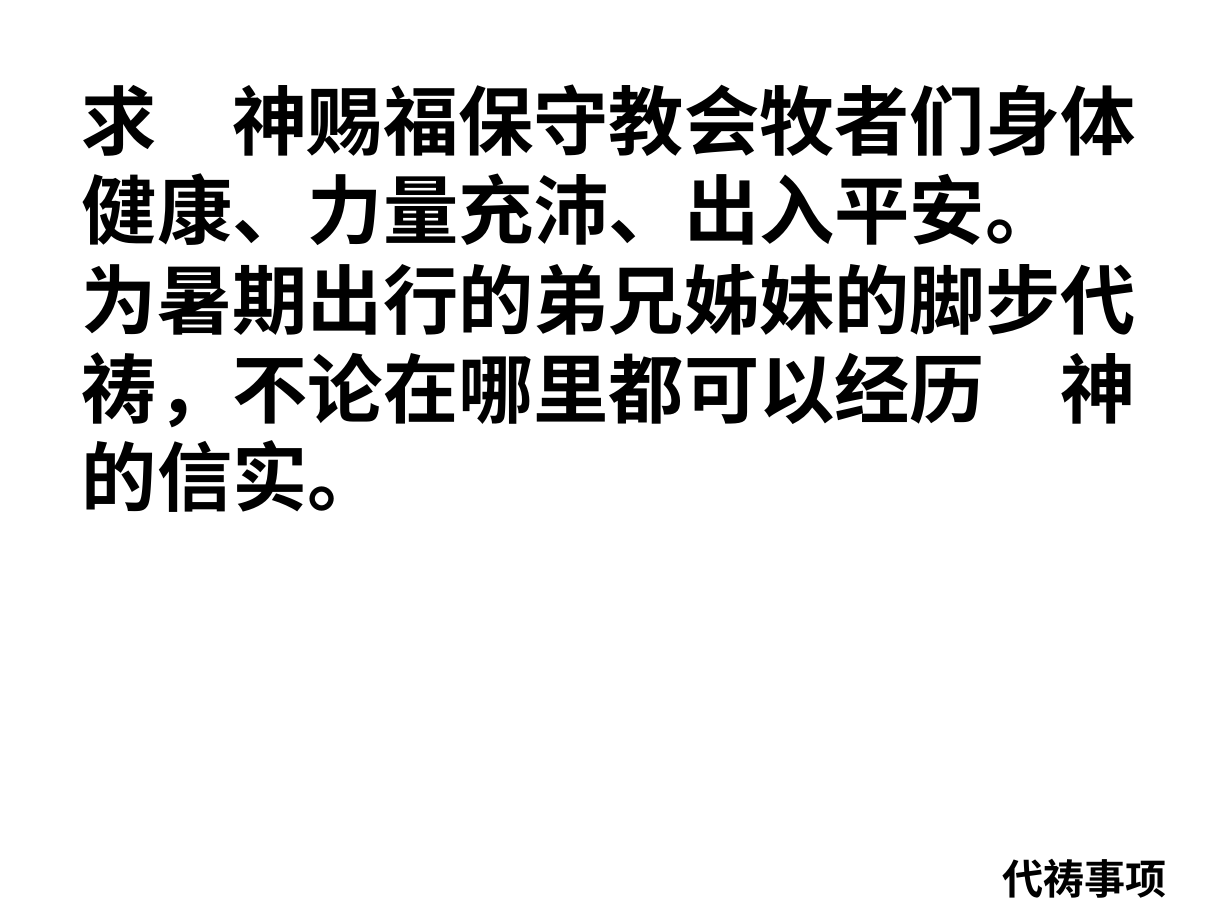
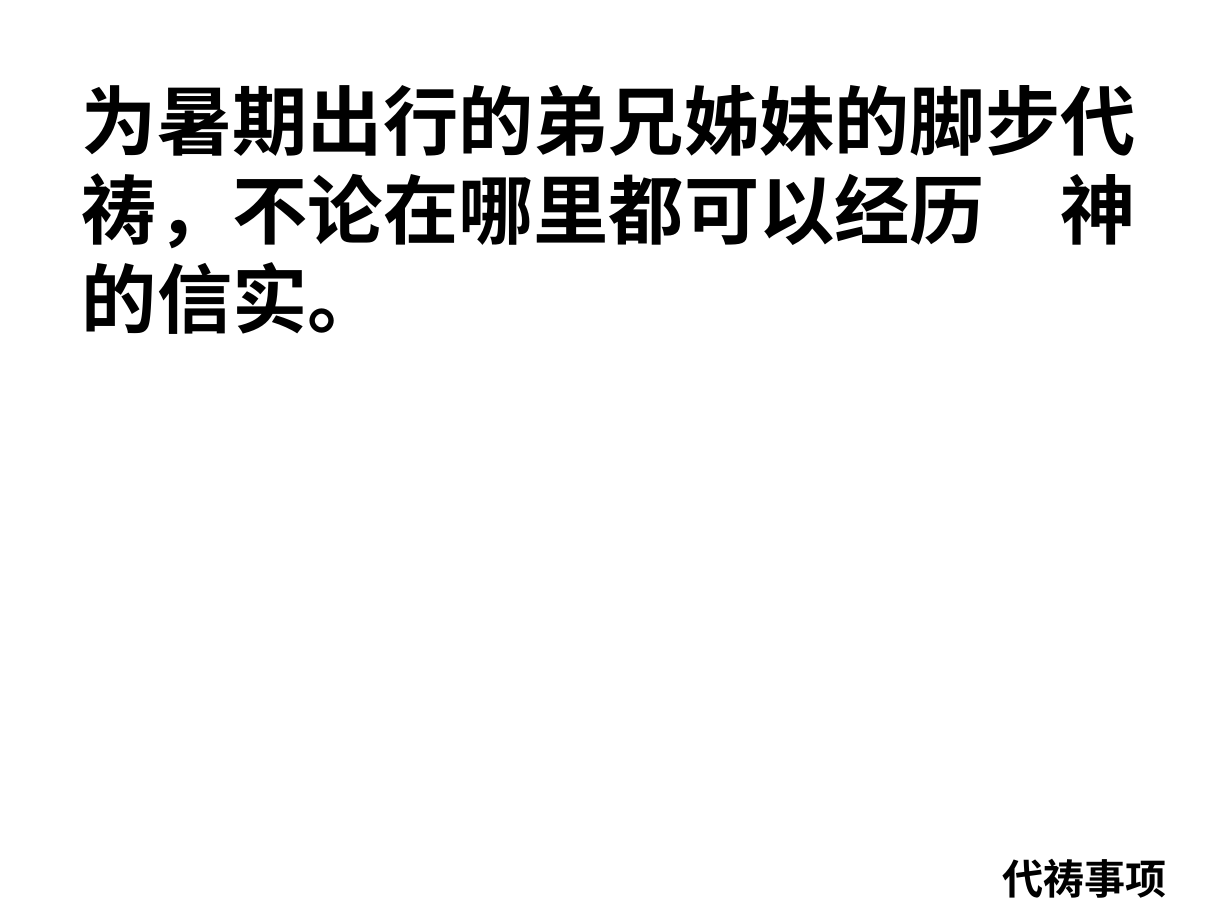
Before and after one commit to jackey-qiu/pyworship, a slide deck: slide 10 of 2023-08-16.pptx (slide 9 before the commit). Drawn at 1232x924 pixels with LibreOffice and Linux fonts; fonts in the diff are those of the drawing. Boxes give left, top, right and bottom in pixels: in the first picture for what was removed or moved away, otherwise in the second. Text is boxed around its words. In the diff, an @@ line names an element or a change of style, - is before the commit and + after.

```diff
--- a/2023-08-16.pptx
+++ b/2023-08-16.pptx
@@ text at [82, 84, 1135, 245]: paragraph removed @@
-求 神赐福保守教会牧者们身体健康、力量充沛、出入平安。
```
Also in this commit, not shown: 6 other slides changed, 11 slides added, 1 slide removed, 2 other files.
